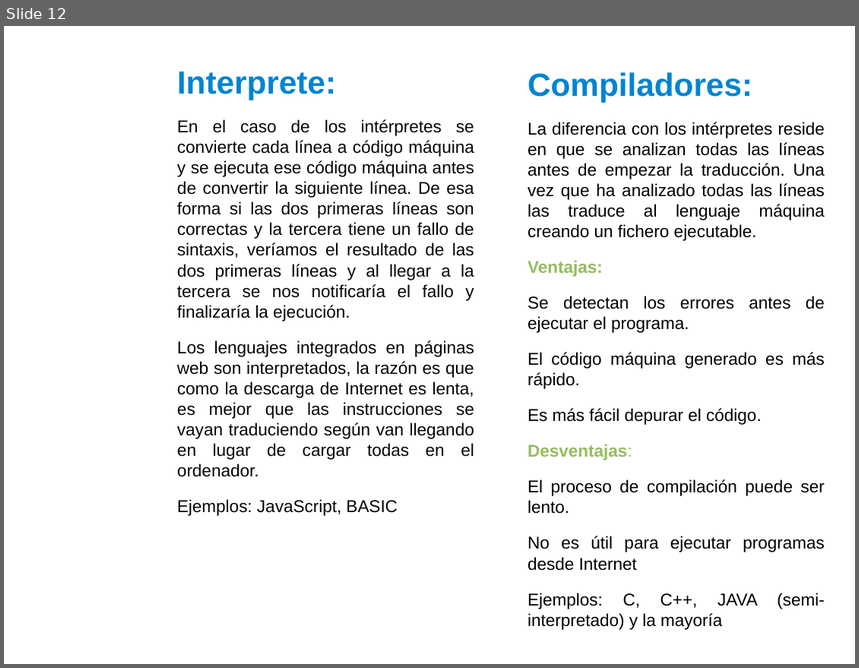
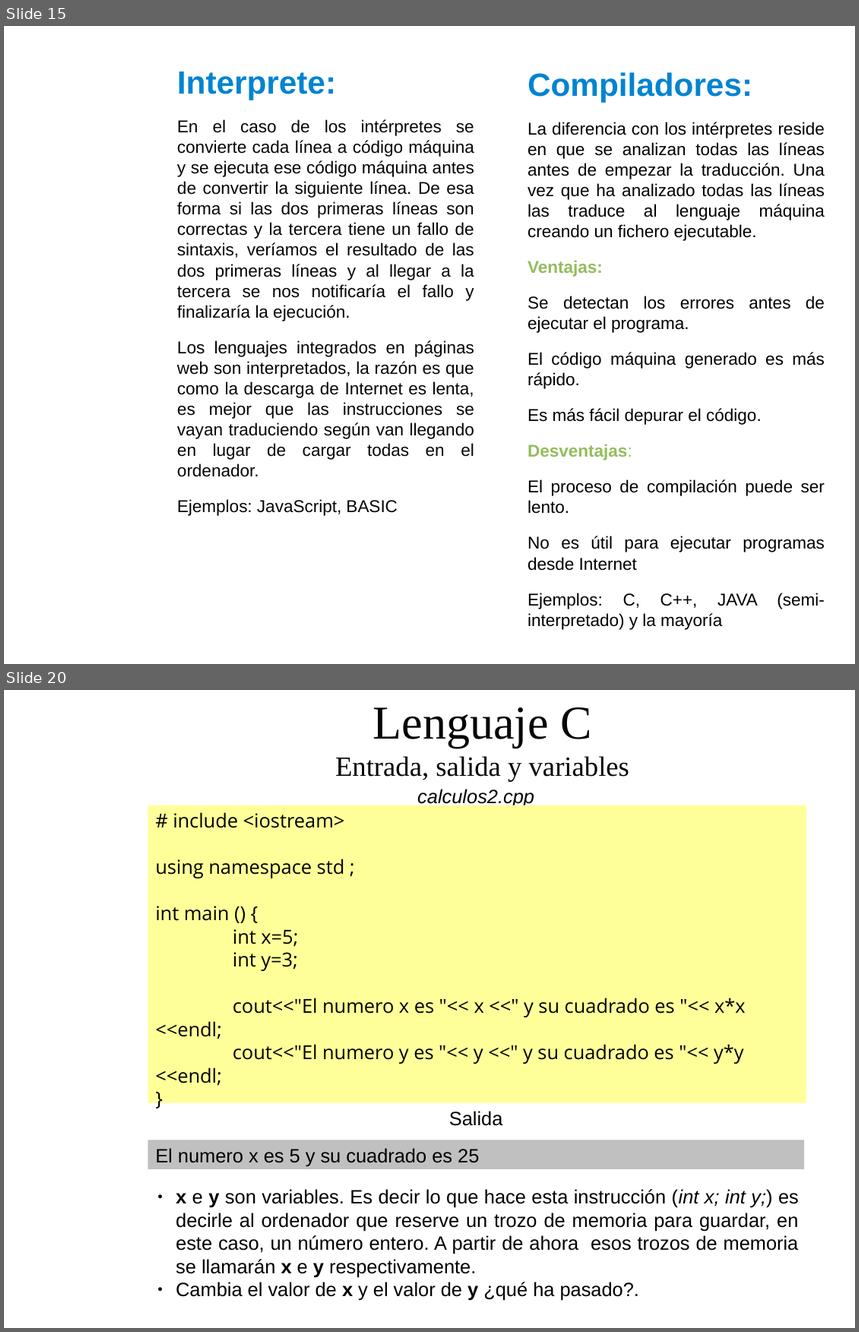
Before and after one commit to dolpo04/2bach, a slide deck: unidades/01_introduccion_a_la_programacion/presentacion/Tema1: Introduccion a la programacion.odp. Shown one above the other, each under a label of ours: slide 12 before the commit, slides 15 and 20 after it; the slides between them are not shown. The pictures are 859x668 and 859x1332 pixels, drawn with LibreOffice and Linux fonts; fonts in the diff are those of the drawing; background and template pictures are left out. Boxes give left, top, right and bottom in pixels: in the first picture for what was removed or moved away, otherwise in the second. Text is boxed around its words. In the diff, an @@ line names an element or a change of style, - is before the commit and + after.

```diff
--- a/unidades/01_introduccion_a_la_programacion/presentacion/Tema1: Introduccion a la programacion.odp
+++ b/unidades/01_introduccion_a_la_programacion/presentacion/Tema1: Introduccion a la programacion.odp
@@ slide 20 added at [4, 690, 855, 1328], background picture (left out) @@
@@ title added at [335, 707, 629, 782], 26 pt, text #050505 @@
+Lenguaje C
+Entrada, salida y variables
@@ text added at [417, 789, 534, 807], 18 pt, text #000000, italic @@
+calculos2.cpp
@@ rectangle added at [148, 805, 807, 1103], fill #FFFF99, 18 pt, text #000000 @@
+# include <iostream>
+using namespace std ;
+int main () {
+int x=5;
+int y=3;
+cout<<"El numero x es "<< x <<" y su cuadrado es "<< x*x <<endl;
+cout<<"El numero y es "<< y <<" y su cuadrado es "<< y*y <<endl;
+}
@@ text added at [449, 1111, 503, 1126], 18 pt, text #000000 @@
+Salida
@@ rectangle added at [148, 1141, 804, 1170], fill #C0C0C0, 18 pt, text #000000 @@
+El numero x es 5 y su cuadrado es 25
@@ text added at [176, 1189, 799, 1301], 18 pt, text #000000 @@
+● x e y son variables. Es decir lo que hace esta instrucción (int x; int y;) es decirle al ordenador que reserve un trozo de memoria para guardar, en este caso, un número entero. A partir de ahora esos trozos de memoria se llamarán x e y respectivamente.
+● Cambia el valor de x y el valor de y ¿qué ha pasado?.
@@ what was slide 12 is now slide 15 @@
```
Also in this commit, not shown: 14 other slides added.
